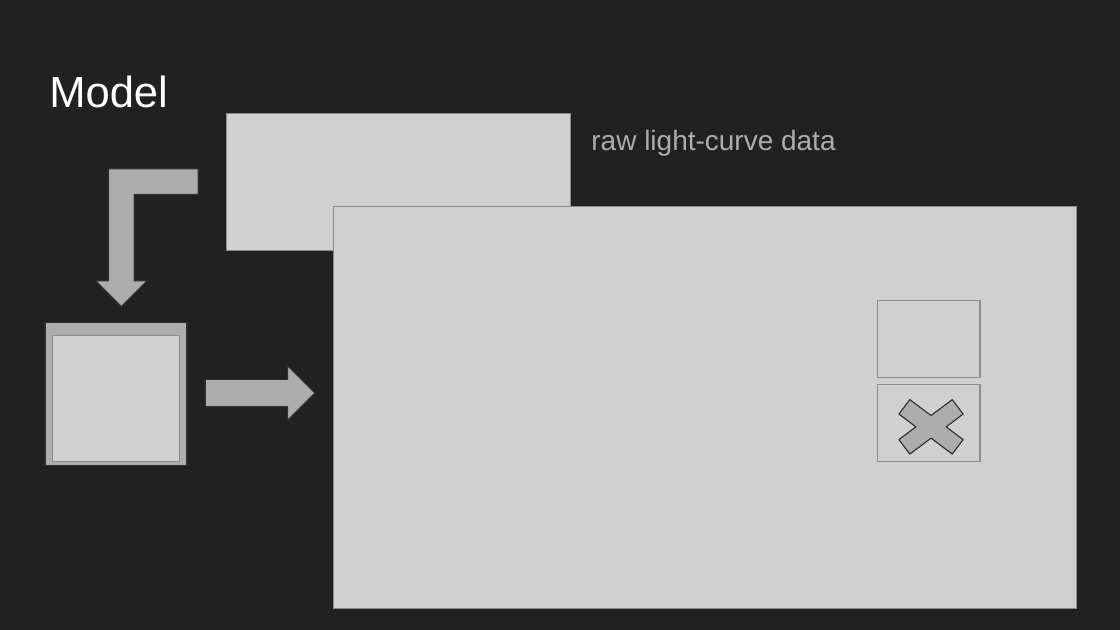
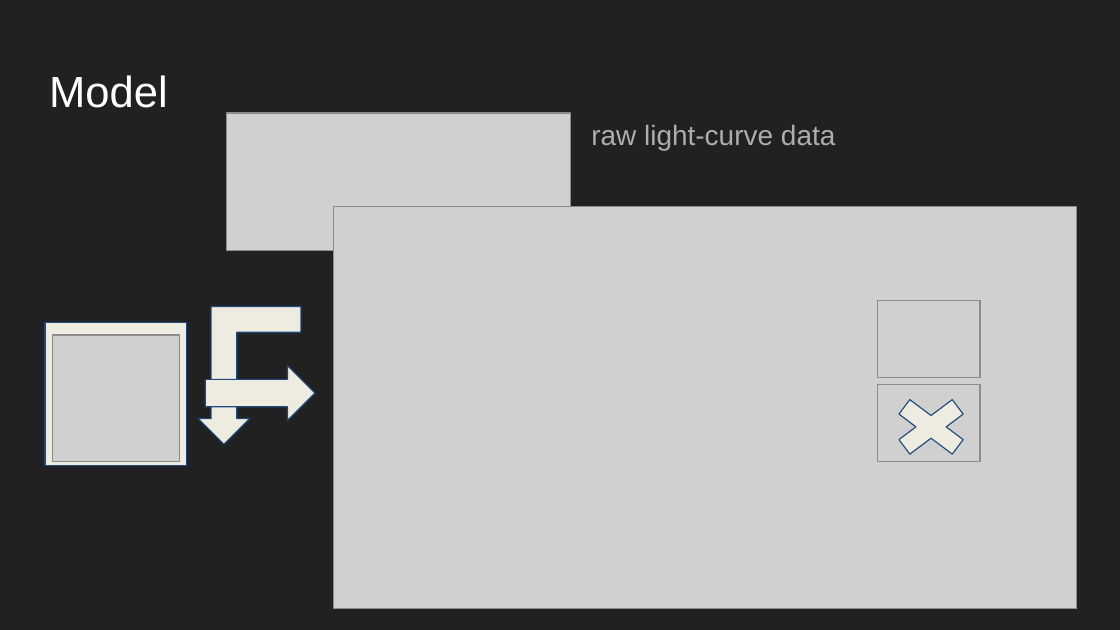
Before and after one commit to PMF-StrojnoUcenje2018/BITbyBIT, a slide deck: slide 4 of doc/search_for_exoplanets.pptx. Drawn at 1120x630 pixels with LibreOffice and Linux fonts; fonts in the diff are those of the drawing; grey boxes stand for pictures. Boxes give left, top, right and bottom in pixels: in the first picture for what was removed or moved away, otherwise in the second. Text is boxed around its words. In the diff, an @@ line names an element or a change of style, - is before the commit and + after.

```diff
--- a/doc/search_for_exoplanets.pptx
+++ b/doc/search_for_exoplanets.pptx
@@ text "raw light-curve data" at [591, 124, 835, 150]: line spacing 1.15 to 1; less space between paragraphs @@
@@ bent up arrow removed at [95, 169, 198, 307] @@
@@ bent up arrow added at [198, 307, 301, 445], fill #EEECE1, outline #1F497D 0.74 pt @@
@@ fill #ADADAD to #EEECE1; outline #303030 0.75 pt to #1F497D 0.74 pt in 3 elements at [45, 323, 187, 465], [205, 366, 315, 421], [880, 389, 983, 466] @@
```
Also in this commit, not shown: 2 other slides changed.
